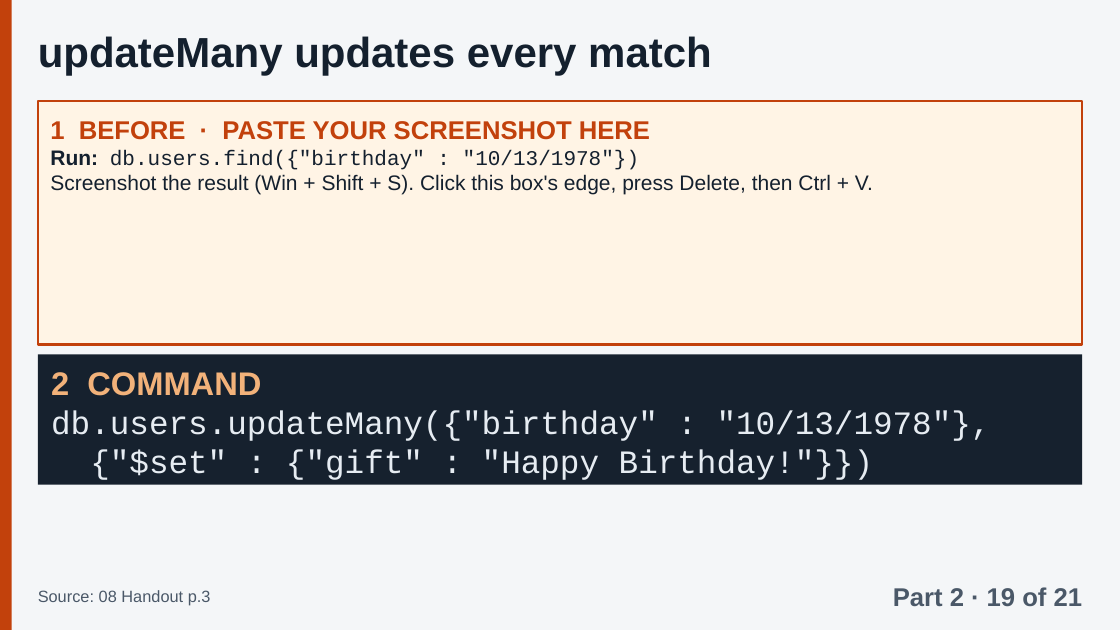
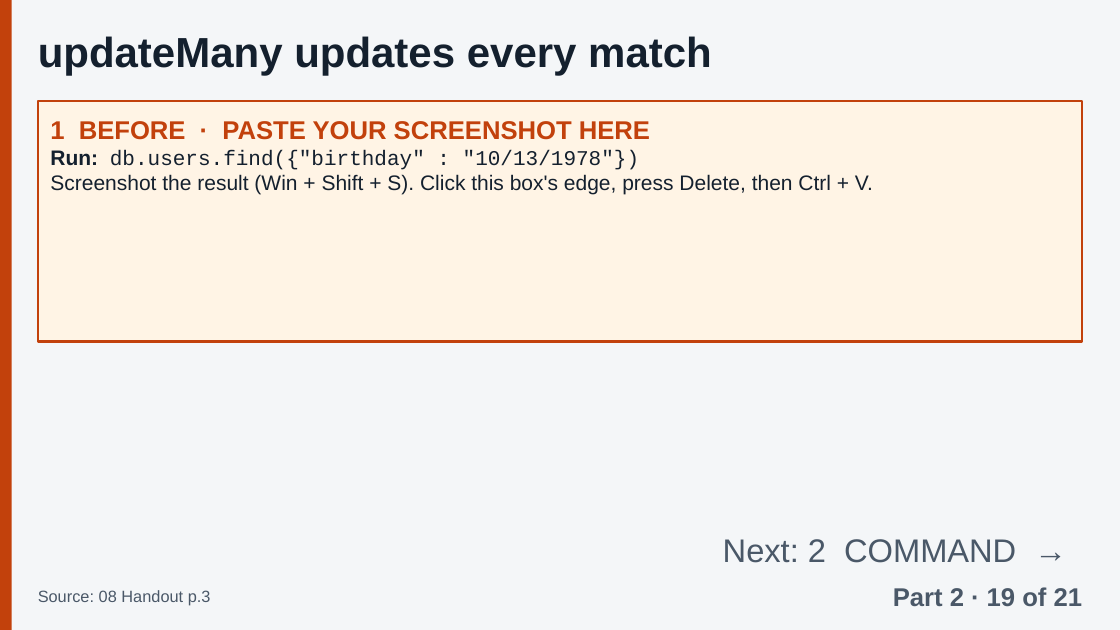
Before and after one commit to Tiredicey/ADBS, a slide deck: slide 38 of 02_GROUP_DECK/ADBS_GROUP_DECK.pptx. Drawn at 1120x630 pixels with LibreOffice and Linux fonts; fonts in the diff are those of the drawing. Boxes give left, top, right and bottom in pixels: in the first picture for what was removed or moved away, otherwise in the second. Text is boxed around its words. In the diff, an @@ line names an element or a change of style, - is before the commit and + after.

Commit message:
Exact 32 pt line pitch (no overflow in any app), balanced slide splits, 'Next' cue, tables fill the space

```diff
--- a/02_GROUP_DECK/ADBS_GROUP_DECK.pptx
+++ b/02_GROUP_DECK/ADBS_GROUP_DECK.pptx
@@ rectangle removed at [38,355,1082,485] @@
@@ text removed at [51,372,991,480] @@
-2 COMMAND
-db.users.updateMany({"birthday" : "10/13/1978"},
-{"$set" : {"gift" : "Happy Birthday!"}})
@@ text added at [723,539,1016,563], 28 pt, text #4A5868 @@
+Next: 2 COMMAND →
```
Also in this commit, not shown: 51 other slides changed, 2 other files.
